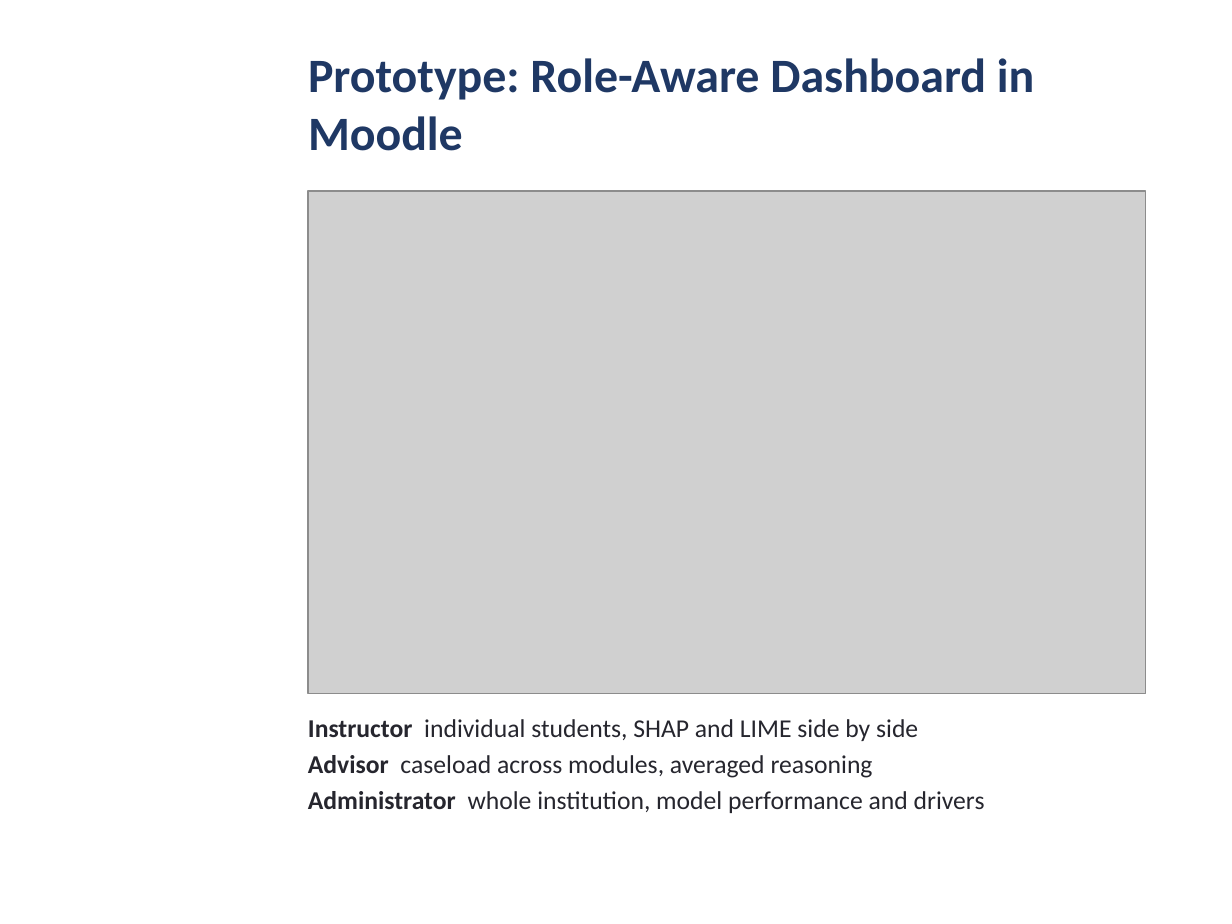
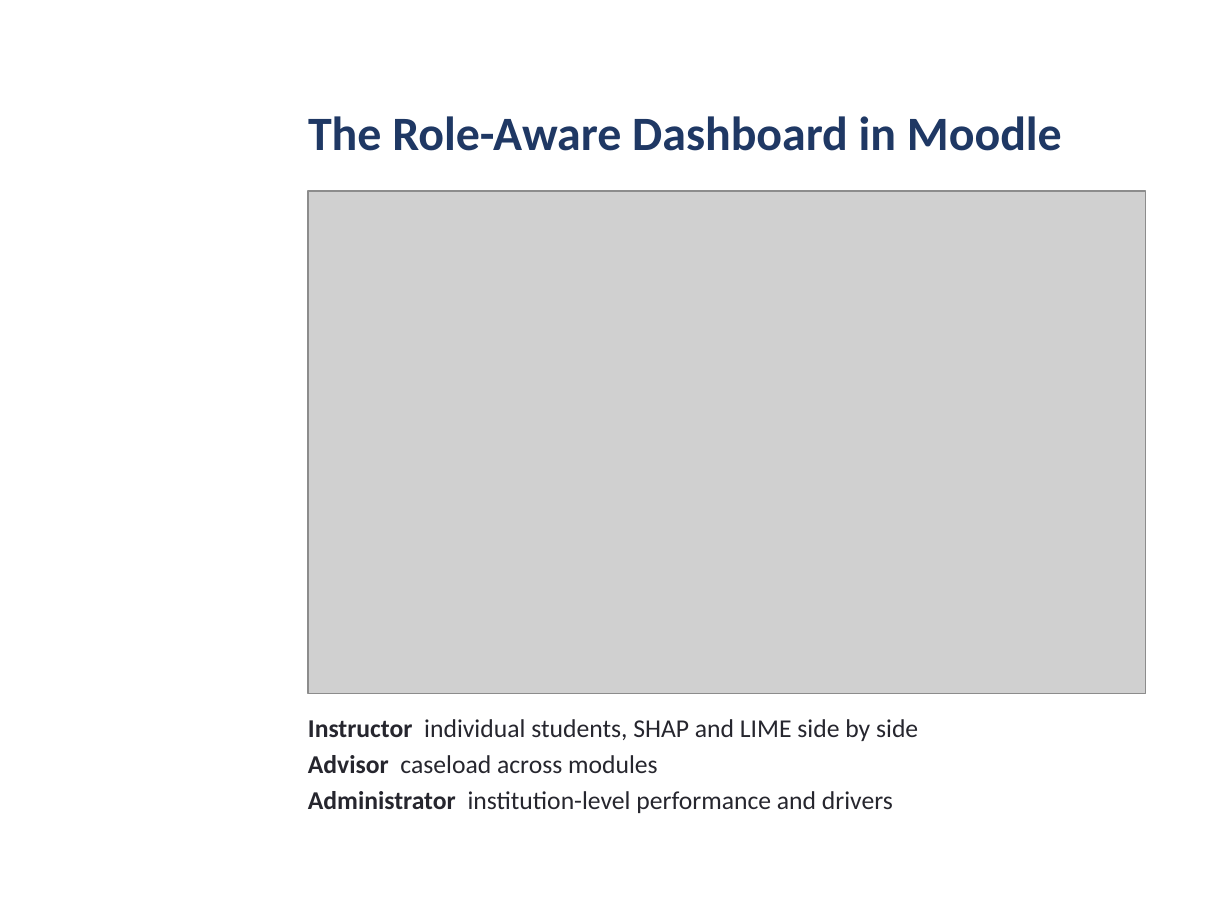
Before and after one commit to daniel-larry/python-run-result, a slide deck: slide 10 of Internal_Defense_Presentation.pptx. Drawn at 1232x924 pixels with LibreOffice and Linux fonts; fonts in the diff are those of the drawing; grey boxes stand for pictures; background and template pictures are left out. Boxes give left, top, right and bottom in pixels: in the first picture for what was removed or moved away, otherwise in the second. Text is boxed around its words. In the diff, an @@ line names an element or a change of style, - is before the commit and + after.

```diff
--- a/Internal_Defense_Presentation.pptx
+++ b/Internal_Defense_Presentation.pptx
@@ title at bbox=[308, 116, 1062, 151]: text changed @@
-Prototype: Role-Aware Dashboard in Moodle
+The Role-Aware Dashboard in Moodle
@@ text at bbox=[308, 755, 893, 813]: text changed @@
-Advisor caseload across modules, averaged reasoning
-Administrator whole institution, model performance and drivers
+Advisor caseload across modules
+Administrator institution-level performance and drivers
```
Also in this commit, not shown: 10 other slides changed.
